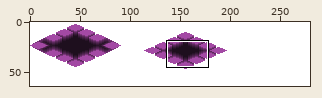
Sprite sheet, stored at Images/Logo beginning.png. The picture above shows the old version from afar; the outline marks the close-up.
Close-up. First the earlier version:
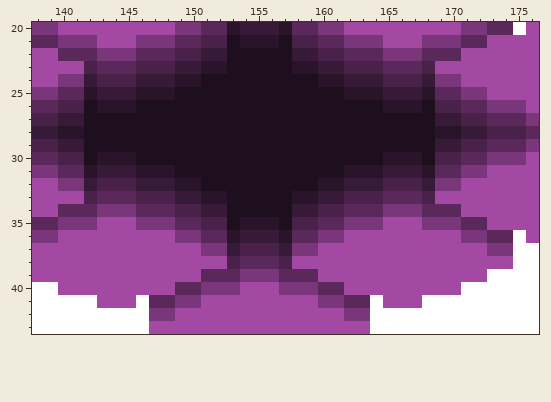
The file is 280x64 pixels. Shown: x 138..176, y 20..43.
The result:
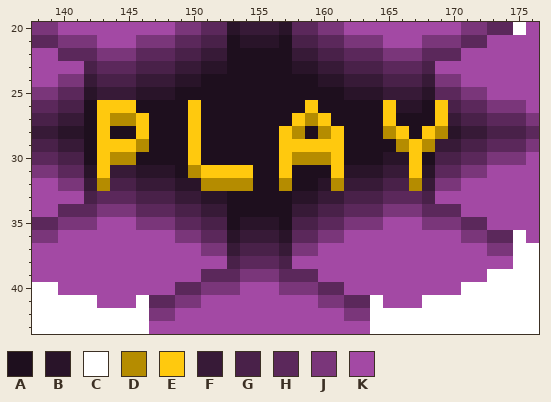
Palette (. is transparent): A #1e0f1e  B #291429  C #ffffff  D #b58c00  E #ffc90e  F #371a37  G #492149  H #5b285b  J #7a367a  K #a349a4
Difference:
Changed rows in their new state; - is an unchanged pixel.
first column x 143:
26 EEE----E--------E-----E---E
27 EDDE---E-------EDE----E---E
28 E--E---E------ED-DE---DE-ED
29 EEED---E------EEEEE----DED-
30 EDD----E------EDDDE-----E--
31 E------DEEEE--E---E-----E--
32 D-------DDDD--D---D-----D--
